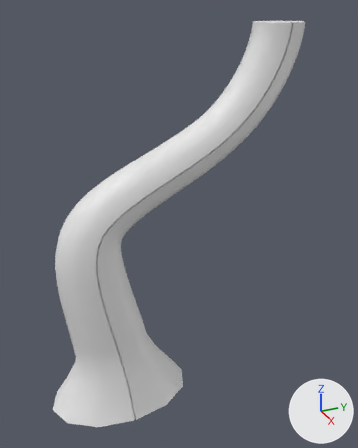
One commit to the FBX model Assets/Environnements/Mur_Porte_Sols/Origin/Colonne.fbx: the scene before it, then after it.
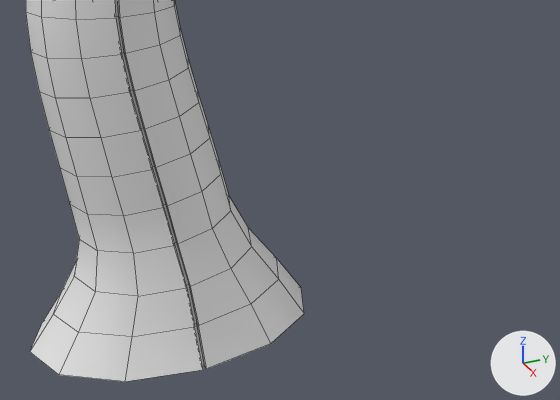
Each version appears first whole from a 50 mm lens placed at (5.06, -1.53, 4.81), pointed at (0.04, 0.73, 2.3), and next in a close-up from a 50 mm lens placed at (4.19, -1.26, 2.8), pointed at (0.54, 0.38, 0.97). Arrows for +X, +Y and +Z are at lower right; the lights stay in place. The close-ups show mesh edges as thin lines. Where no turn or scale is listed for an object, it has been applied to the vertices.

Names of what the first close-up shows: 'BezierCurve.001'.
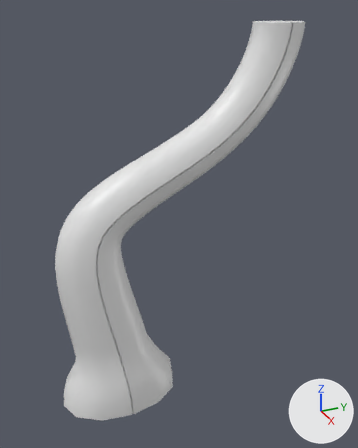
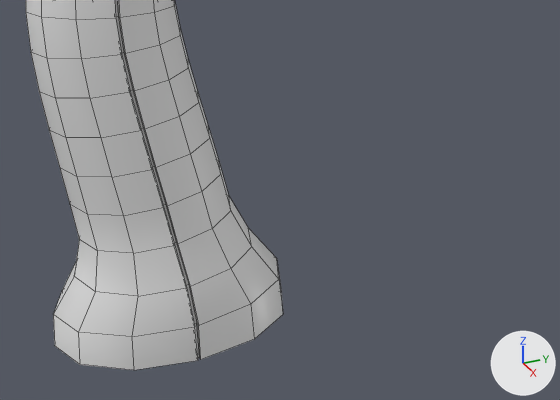
Changed parts and their boxes [x1, y1, x2, y2] in the close-ups (560 x 400 px; the box of a moved part takes in the faces that stretch with it):
'BezierCurve.001', reshaped
    before: [26, 0, 304, 382]
    after: [26, 0, 283, 370]
part 1 of me_beziercurve_002, moved or reshaped
    before: [30, 259, 304, 382]
    after: [53, 265, 283, 370]
part 2 of me_beziercurve_002, shading changed
    both: [26, 0, 279, 337]

What the commit changed:
me_beziercurve_002 is used by ob_beziercurve_001; location (0.0, 0.0, 1.0).
me_beziercurve_002 had 672 vertices, 662 faces and spanned x -0.6..0.6, y -1.04..2.29, z -1.0..3.56.
me_beziercurve_002 now has 672 vertices, 662 faces and spans x -0.51..0.51, y -0.89..2.29, z -1.0..3.56.
me_beziercurve_002 part 1: 22 of the vertices in x -0.6..0.6, y -1.04..0.79, z -1.0 are scaled about their middle by 0.837.
me_beziercurve_002 part 2: edges marked sharp go from 310 to 312.
